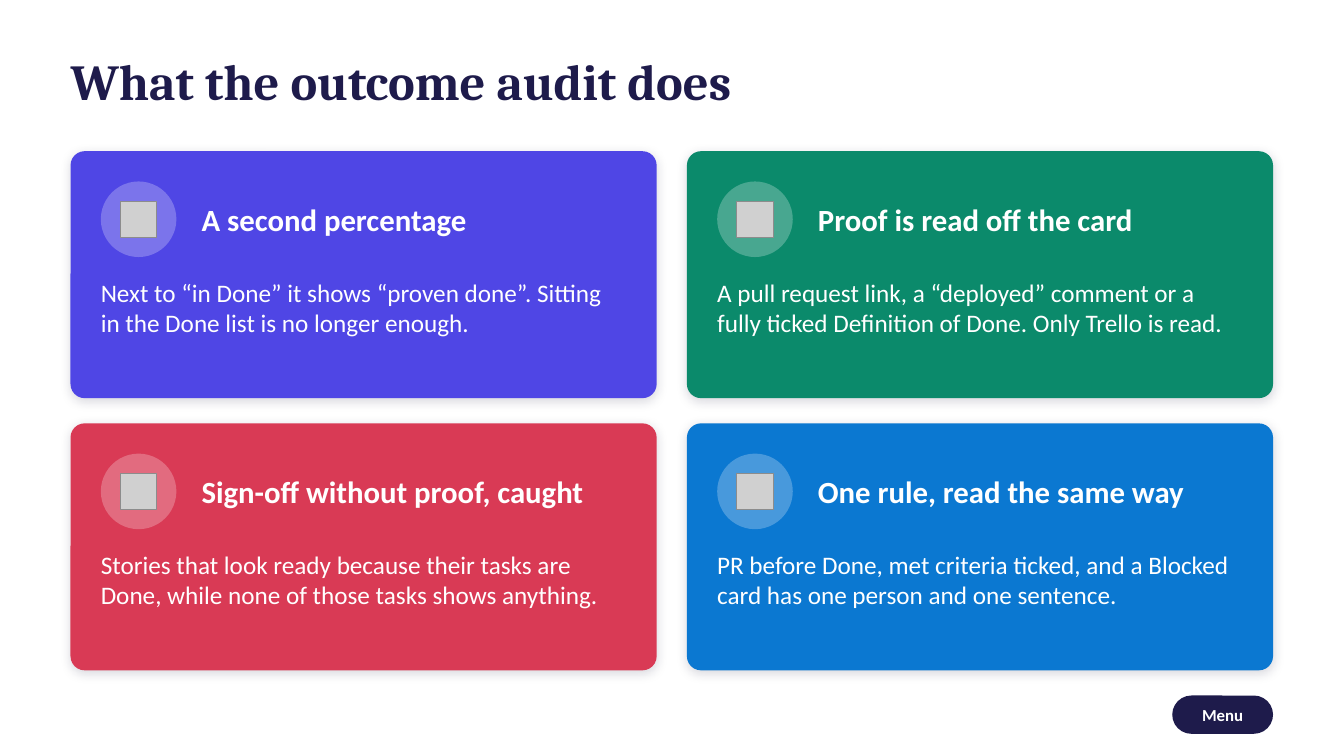
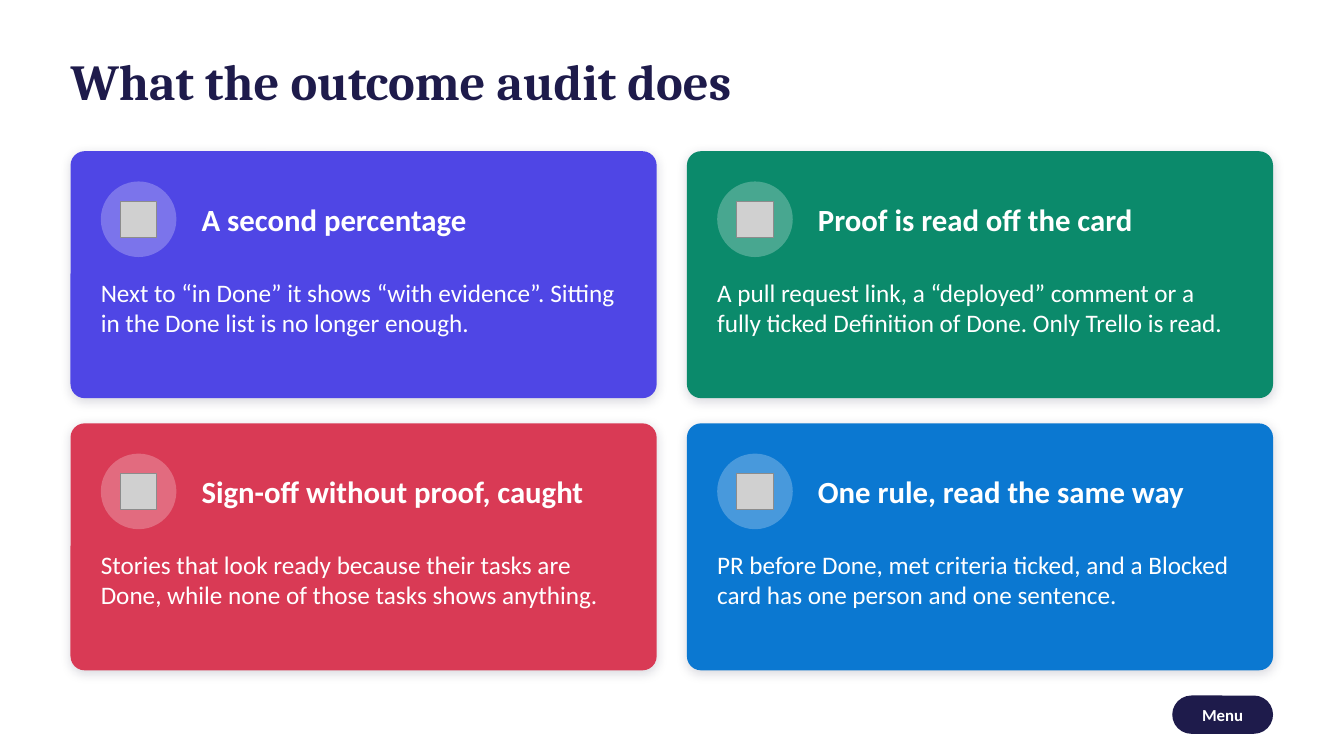
Before and after one commit to VukasinTheProgrammer/savkes-trello-mcp, a slide deck: slide 6 of docs/trello-mcp-team-story.pptx. Drawn at 1344x756 pixels with LibreOffice and Linux fonts; fonts in the diff are those of the drawing; grey boxes stand for pictures. Boxes give left, top, right and bottom in pixels: in the first picture for what was removed or moved away, otherwise in the second. Text is boxed around its words. In the diff, an @@ line names an element or a change of style, - is before the commit and + after.

```diff
--- a/docs/trello-mcp-team-story.pptx
+++ b/docs/trello-mcp-team-story.pptx
@@ text at [101,284,614,337]: text changed @@
-Next to “in Done” it shows “proven done”. Sitting in the Done list is no longer enough.
+Next to “in Done” it shows “with evidence”. Sitting in the Done list is no longer enough.
```
Also in this commit, not shown: 2 other slides changed, 1 other file.
